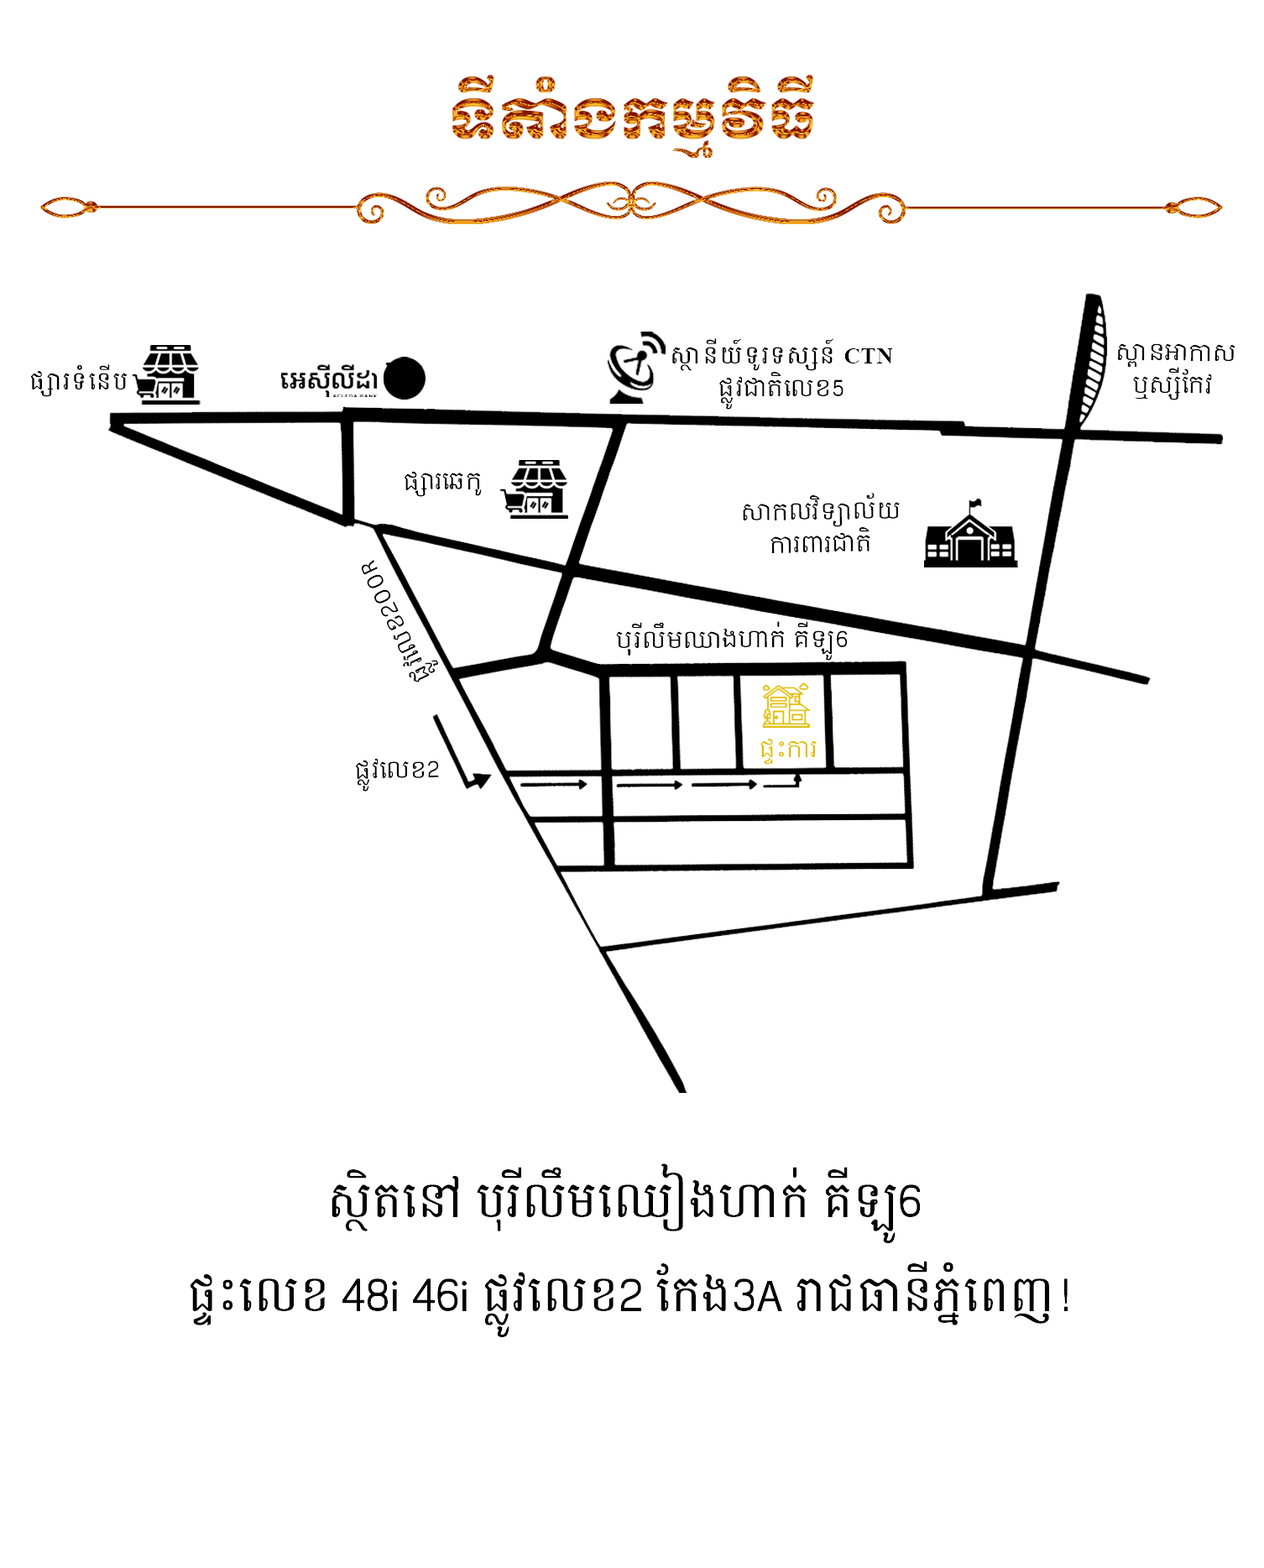
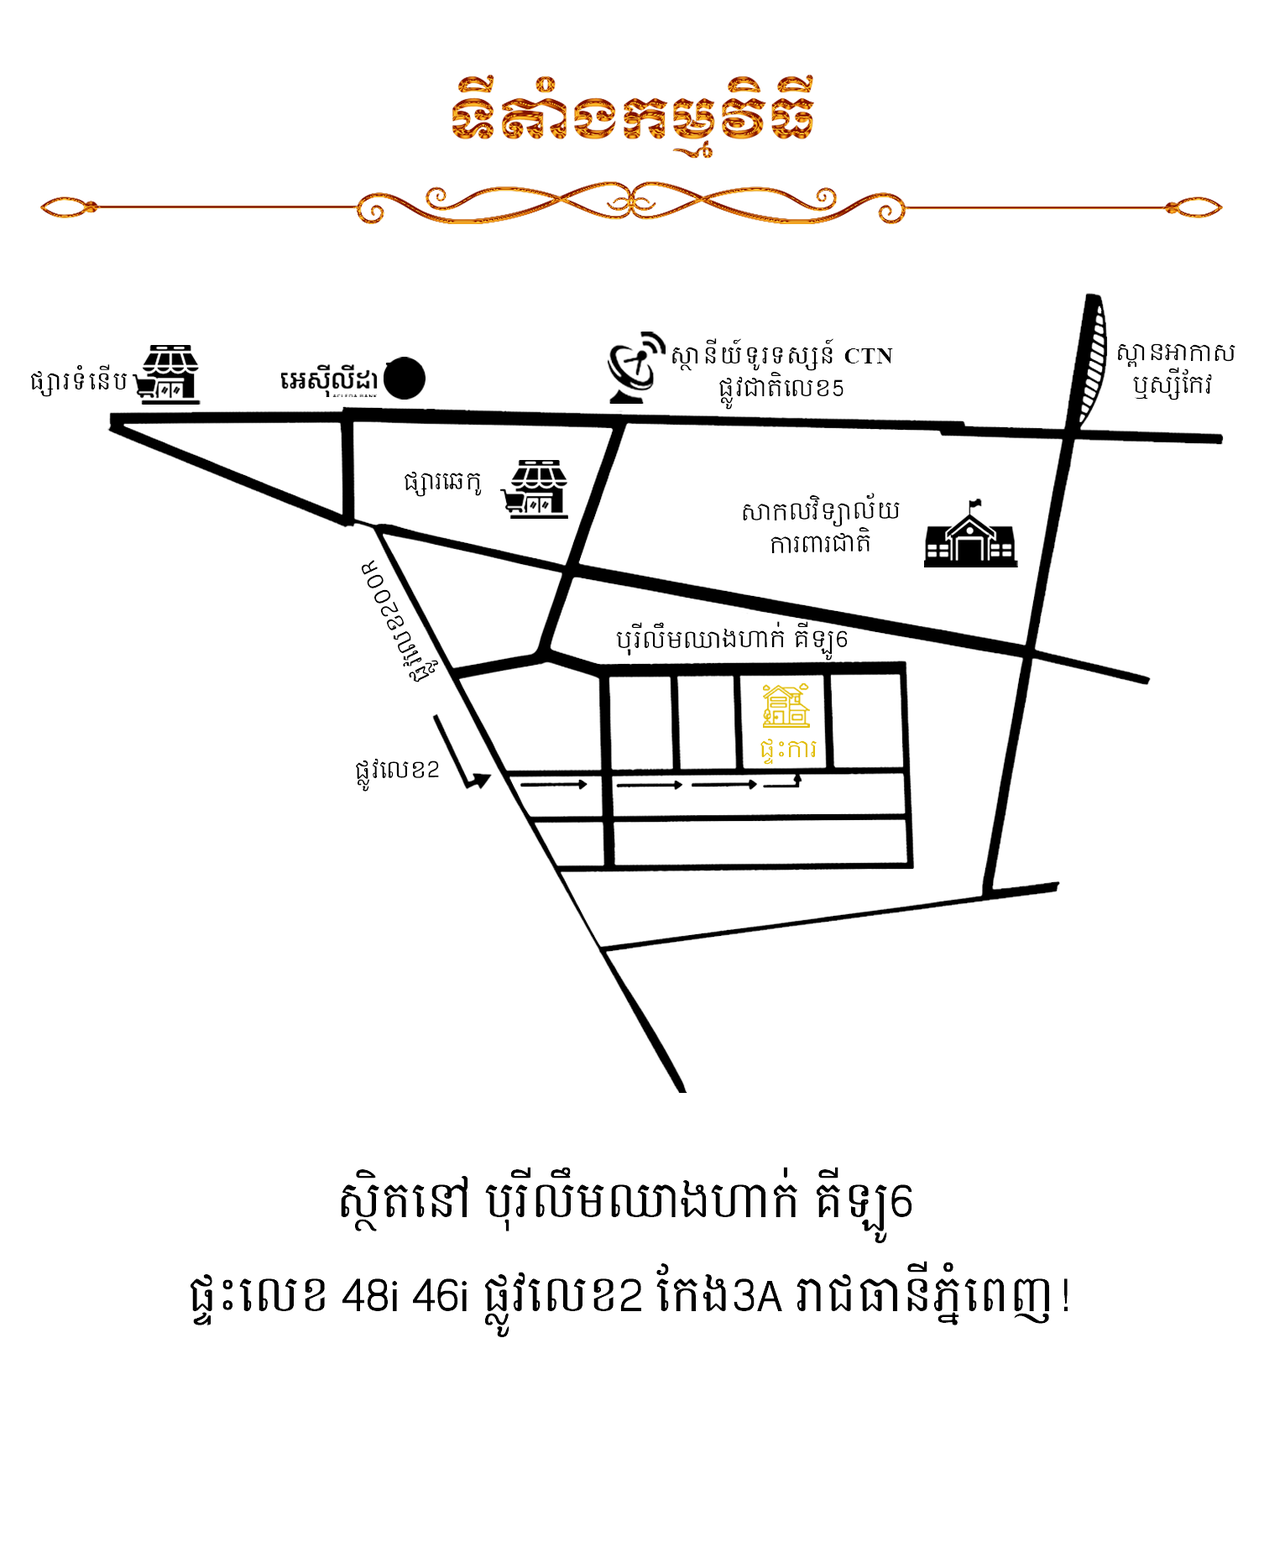
The second 1264 × 1568 image is a revision of the first. Changes to its layers:
renamed "ស្ថិតនៅ បុរីលឹមឈៀងហាក់ គីឡូ6 ផ្ទះលេខ 48i 46i ផ្ល" to "ស្ថិតនៅ បុរីលឹមឈាងហាក់ គីឡូ6 ផ្ទះលេខ 48i 46i ផ្ល", painted on it over [331, 1163, 921, 1244]